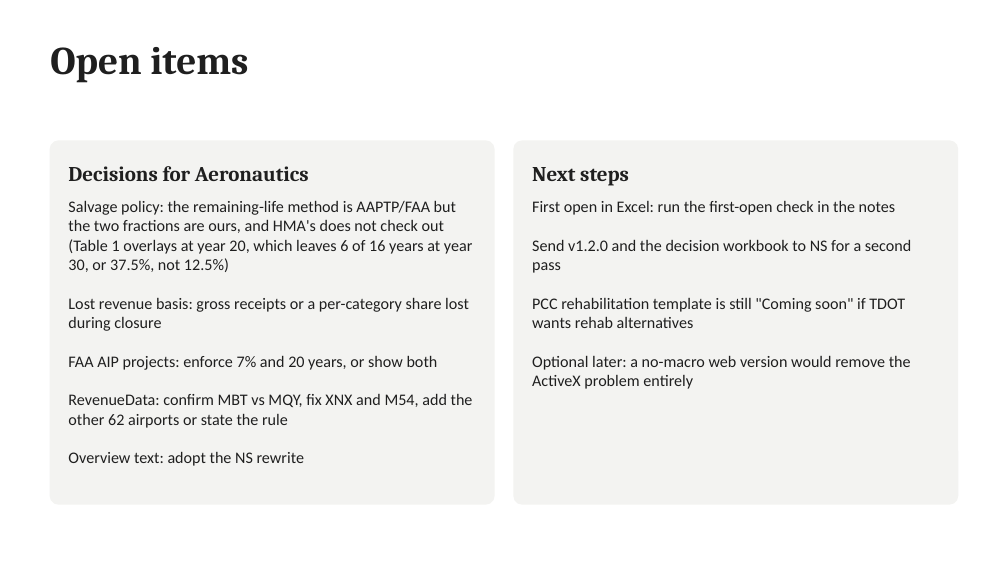
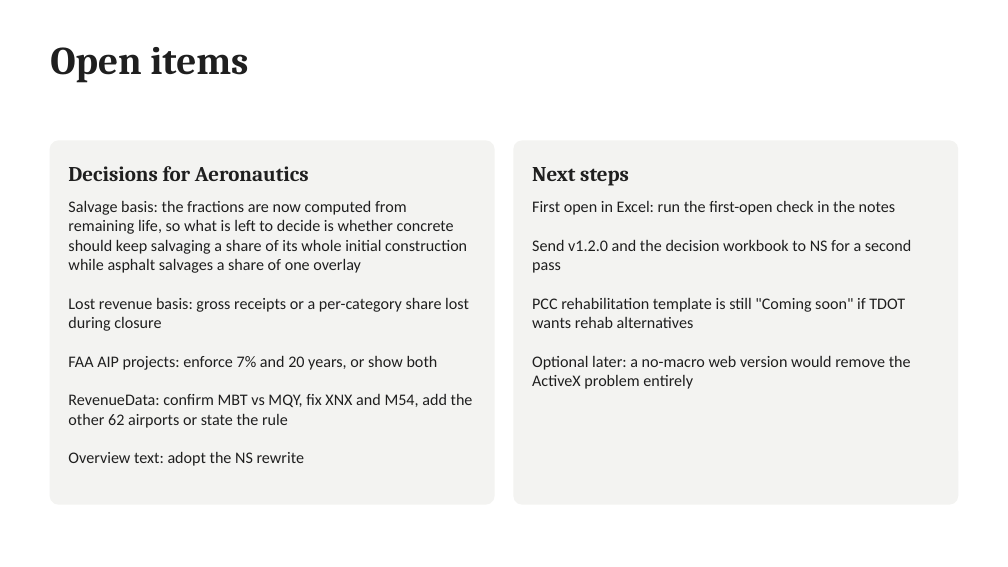
Before and after one commit to JosephD130/lcca-dashboard, a slide deck: slide 21 of tdot-lcca/TDOT_LCCA_Review_and_v1.2.0_Update.pptx. Drawn at 1008x567 pixels with LibreOffice and Linux fonts; fonts in the diff are those of the drawing. Boxes give left, top, right and bottom in pixels: in the first picture for what was removed or moved away, otherwise in the second. Text is boxed around its words. In the diff, an @@ line names an element or a change of style, - is before the commit and + after.

```diff
--- a/tdot-lcca/TDOT_LCCA_Review_and_v1.2.0_Update.pptx
+++ b/tdot-lcca/TDOT_LCCA_Review_and_v1.2.0_Update.pptx
@@ text at bbox=[68, 201, 467, 273]: text changed @@
-Salvage policy: the remaining-life method is AAPTP/FAA but the two fractions are ours, and HMA's does not check out (Table 1 overlays at year 20, which leaves 6 of 16 years at year 30, or 37.5%, not 12.5%)
+Salvage basis: the fractions are now computed from remaining life, so what is left to decide is whether concrete should keep salvaging a share of its whole initial construction while asphalt salvages a share of one overlay
```
Also in this commit, not shown: 1 other slide changed, 20 other files.
